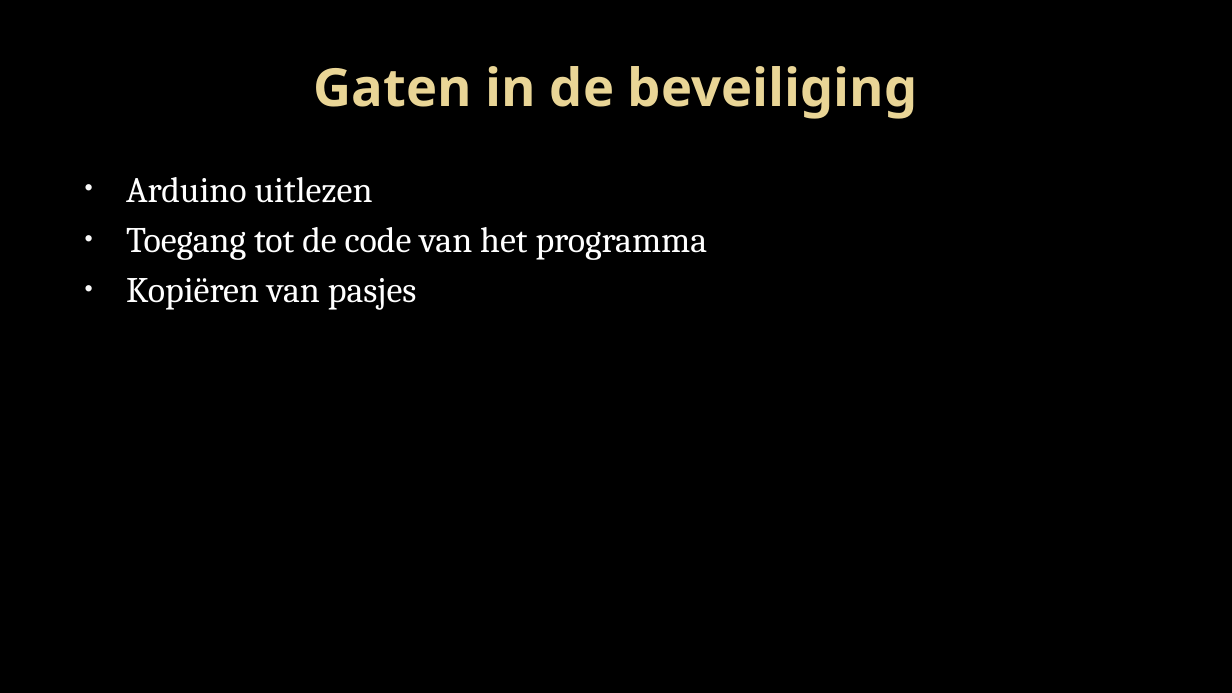
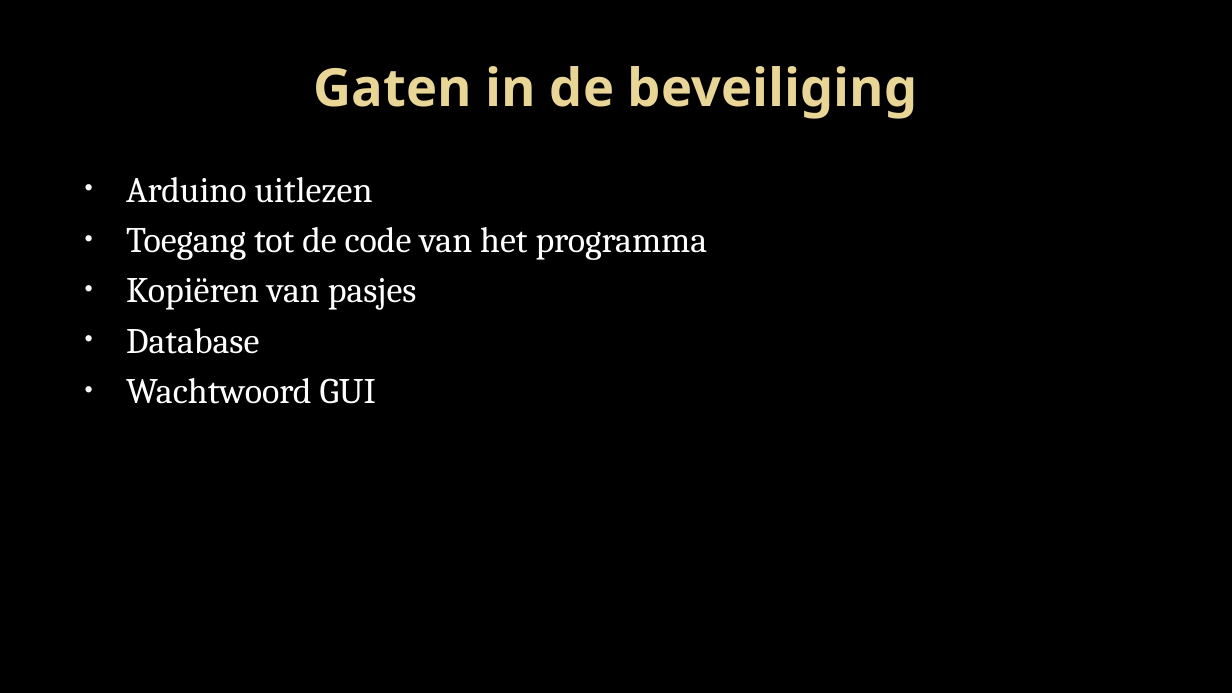
Before and after one commit to Projectgroep-18/Beveiligde-Pasjes, a slide deck: slide 7 of presentatie/Project beveiligde pasjes.pptx. Drawn at 1232x693 pixels with LibreOffice and Linux fonts; fonts in the diff are those of the drawing; background and template pictures are left out. Boxes give left, top, right and bottom in pixels: in the first picture for what was removed or moved away, otherwise in the second. Text is boxed around its words. In the diff, an @@ line names an element or a change of style, - is before the commit and + after.

Commit message:
tommic

```diff
--- a/presentatie/Project beveiligde pasjes.pptx
+++ b/presentatie/Project beveiligde pasjes.pptx
@@ text at box(126, 328, 376, 404): paragraphs added @@
+• Database
+• Wachtwoord GUI
```
